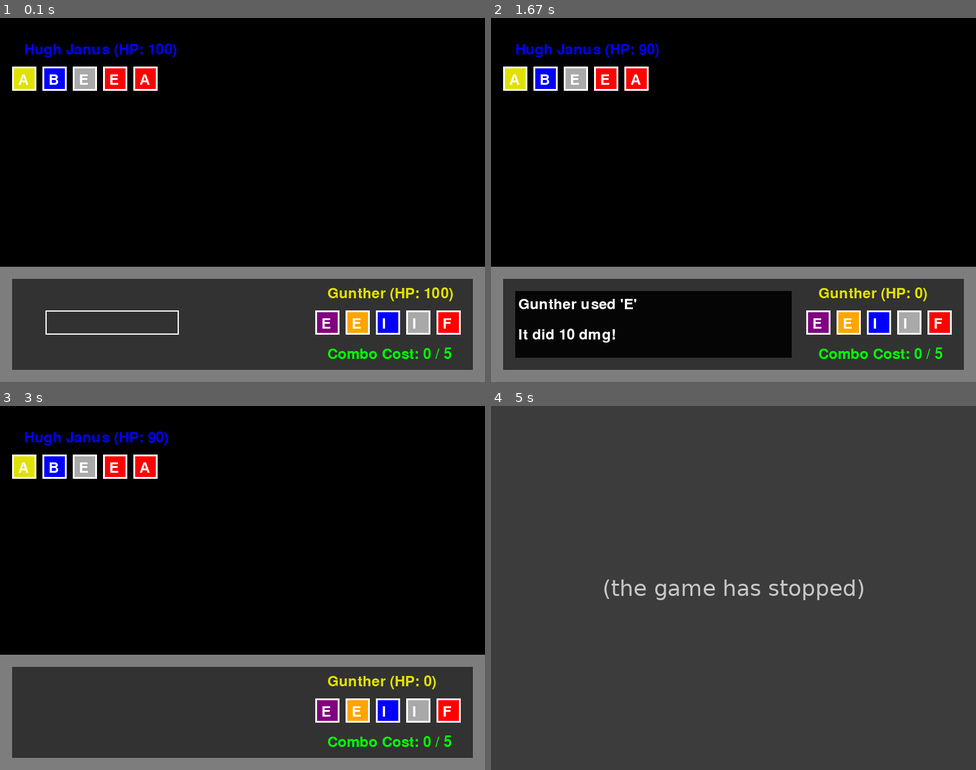
Above: before the commit, frames 1-4 (two rows, left to right).
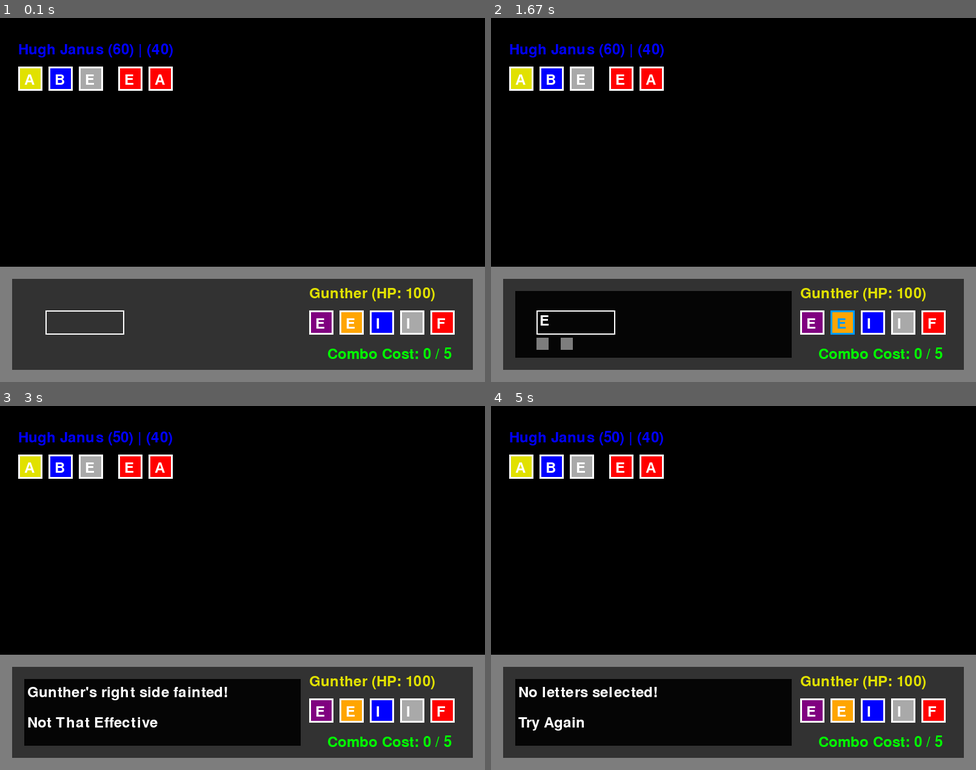
Above: after the commit, the same moments.

Repository: LWhite200/pygames
Game: pygame game, started from WordBound/WordBound.py
Same seed, same stepped clock (60 frames per second), same inputs: the game is played once before the commit and once after it.
Inputs (mouse positions are in pixels of both pictures, inside the frame that each line leads up to):
- Up to frame 1 (0.1 s): no input
- Up to frame 2 (1.67 s): tap Enter at 0.33 s; click "E" at 0.72 s; click "E" at 1.05 s; tap Space at 1.33 s
- Up to frame 3 (3 s): click "E" at 1.72 s; click (53, 733) at 2.05 s; tap Space at 2.4, 2.7, 2.9 s
- Up to frame 4 (5 s): click (883, 580) at 3.22 s; right-click (592, 518) at 3.55 s; click (588, 464) at 3.88 s; tap Enter at 4.67 s

The runs differ from the first frame. In frame 1, 3.9% of the frame differs, in the area x 2-95%, y 7-87%; in frame 2, 4.6%; in frame 3, 14%; in frame 4, 89%, in the area x 0-100%, y 0-100%.
Before the commit the program exited at 3.7 s; later frames show no game.

Commit message:
Add files via upload

Diff:
--- a/WordBound/WordBound.py
+++ b/WordBound/WordBound.py
@@ -37,13 +37,13 @@
 
 # type weakness and resistances
 weaknesses = {
-    "red": ["blue", "green"],     # Red is weak to Blue and Green
-    "orange": ["purple", "blue"], # Orange is weak to Purple and Blue
-    "yellow": ["orange", "green"], # Yellow is weak to Orange and Green
-    "green": ["red", "purple"],   # Green is weak to Red and Purple
-    "blue": ["yellow", "purple"], # Blue is weak to Yellow and Purple
-    "purple": ["green", "yellow"], # Purple is weak to Green and Yellow
-    "grey": ["red", "blue"],      # Grey is weak to Red and Blue
+    "red": ["blue", "green"],
+    "orange": ["purple", "blue"],
+    "yellow": ["orange", "green"],
+    "green": ["red", "purple"],
+    "blue": ["yellow", "purple"],
+    "purple": ["green", "yellow"],
+    "grey": ["red", "blue"],
 }
 
 resistances = {
@@ -74,14 +74,14 @@
         print(str(ccc))
         return ccc
 
-    def draw(self, x, y, selected=False, hovered=False, isPlayer1=True):
+    def draw(self, x, y, selected=False, hovered=False, isPlayer1=True, playerChoose=True):
         # Adjust size and color if hovered and not selected
         global curDialog
 
         boxX, boxY = x, y
         curFont = font
 
-        if hovered and not selected and isPlayer1 and not curDialog:
+        if hovered and not selected and isPlayer1 and not playerChoose and not curDialog:
             x -= 4
             y -= 4
             curFont = bigfont
@@ -96,20 +96,38 @@
         pygame.draw.rect(screen, color, (boxX, boxY, rect_size, rect_size))
         border_color = (0, 155, 255) if selected else (255, 255, 255)
         pygame.draw.rect(screen, border_color, (boxX, boxY, rect_size, rect_size), 3)
-        text = curFont.render(self.char, True, (255, 255, 255))
+        text = curFont.render(self.char, True, border_color)
         screen.blit(text, (x + 10, y + 10))
 
 class Deity:
-    def __init__(self, name, letters):
+    def __init__(self, name, letters, startMultipleDebug):
         self.name = name
-        self.letters = letters  # List of Letter objects
         self.maxHP = 100
-        self.curHP = self.maxHP
-        self.speed = random.randint(50, 101)
+        self.maxSpeed = random.randint(50, 101)
+
+        if startMultipleDebug:
+            self.letters = letters[:3]  # List of Letter objects
+            self.letters2 = letters[3:]  # empty
+
+            calcHP = len(self.letters) / (len(self.letters)+len(self.letters2))
+            self.curHP = int(self.maxHP * calcHP)
+            self.curHP2 = int(self.maxHP - self.curHP)
+
+            self.speed = int(self.maxSpeed * calcHP)
+            self.speed2 = int(self.maxSpeed - self.maxSpeed)
+        else:
+            self.letters = letters  # List of Letter objects
+            self.letters2 = []  # empty
+            self.curHP = self.maxHP
+            self.curHP2 = 0
+            self.speed = self.maxSpeed
+            self.speed2 = 0
+
         self.comboStamina = 5
         self.physical = 100
         self.special = 100
-        self.selected_letters = []  # Initialize selected_letters
+        self.lets = []  # Initialize lets
+        self.lets2 = []  # Initialize lets
         self.battleType = self.randType()
 
     def take_damage(self, damage):
@@ -117,31 +135,53 @@
         if self.curHP < 0:
             self.curHP = 0
 
-    def draw(self, x, y, isPlayer1):
+    def take_damage2(self, damage):
+        self.curHP2 -= damage
+        if self.curHP2 < 0:
+            self.curHP2 = 0
+
+    def draw(self, x, y, isPlayer1, playerChoose):
         text = font.render(f"{self.name} (HP: {self.curHP})", True, color_mapping(self.battleType))
-        screen.blit(text, (x + 20, y + 10))
-
-        # Draw letters
+        if self.letters2:
+            text = font.render(f"{self.name} ({self.curHP}) | ({self.curHP2})", True, color_mapping(self.battleType))
+        screen.blit(text, (x - 10, y + 10))
+
+        spaceBetweenGroups = 5  # The space between the two groups of letters
+
+        # Draw letters in the first group (self.letters), offset a bit to the left
         for i, letter in enumerate(self.letters):
-            newX = x + i * 50
+            newX = x + i * 50 - 10  if not self.letters2 else x + i * 50 - 10
             newY = y + 50
 
             mouse_pos = pygame.mouse.get_pos()
             hovered = newX <= mouse_pos[0] <= newX + 40 and newY <= mouse_pos[1] <= newY + 40
-            letter.draw(newX, newY, letter in self.selected_letters, hovered, isPlayer1)
-
-        # Display combo stamina
+            letter.draw(newX, newY, letter in self.lets or letter in self.lets2, hovered, isPlayer1, playerChoose)
+
+        # Draw letters in the second group (self.letters2), to the right of the first group
+        for i, letter in enumerate(self.letters2):
+            newX = x + (len(self.letters) * 50) + spaceBetweenGroups + i * 50  # Positioning to the right of the first group
+            newY = y + 50
+
+            mouse_pos = pygame.mouse.get_pos()
+            hovered = newX <= mouse_pos[0] <= newX + 40 and newY <= mouse_pos[1] <= newY + 40
+            letter.draw(newX, newY, letter in self.lets or letter in self.lets2, hovered, isPlayer1, playerChoose)
+
+        # Display combo stamina (for player1)
         if isPlayer1:
             stamina_cost = player1.calculate_combo_stamina_cost()
             color = GREEN if stamina_cost <= self.comboStamina else RED
             stamina_text = font.render(f"Combo Cost: {stamina_cost} / {self.comboStamina}", True, color)
             screen.blit(stamina_text, (x + 20, y + 110))
 
+
     def calculate_combo_stamina_cost(self):
-        # Only calculate stamina cost if more than one letter is selected
-        if len(self.selected_letters) > 1:
-            return sum(letter.tier for letter in self.selected_letters[1:])  # Skip the first letter
+        # Only calculate stamina cost if more than one letter is selected (from both lets and lets2)
+        if len(self.lets) + len(self.lets2) > 1:
+            # Combine both lets and lets2, and calculate the sum of tiers, skipping the first letter
+            combined_letters = self.lets + self.lets2
+            return sum(letter.tier for letter in combined_letters[1:])  # Skip the first letter
         return 0  # No cost for a single letter
+
 
 
     def update_stamina(self, cost):
@@ -161,24 +201,22 @@
 
 def enemy_choose_letters(enemy):
     # Enemy randomly selects 1-3 letters to form a word
-    num_letters = random.randint(1, 3)
+    maxSize = len(enemy.letters)
+    num_letters = random.randint(1, maxSize)
     chosen_letters = random.sample(enemy.letters, num_letters)
     return chosen_letters
 
-player1 = Deity("Gunther", get_random_letters())
-player2 = Deity("Hugh Janus", get_random_letters())
-
-cur_word = []
-
-playX = 520
-enemX = 20
-
-playY = 432
-enemY = 30
-
+
+
+playX, playY = 520, 432
+enemX, enemY = 40, 30
 buttonY = 50
 
-def calculate_damage(word, opponent_deity):
+# This will store the state of the radio buttons: False (not clicked), True (clicked)
+SSC = [False, False, False, False]
+
+# word = word Attacking   |   opp = deity being attacked (left and right side have same type/defense)
+def calculate_damage(word, opp):
     global curDialog
 
     aboveOrBelow = sum(letter.power for letter in word)
@@ -187,7 +225,7 @@
     for letter in word:
         curType = letter.battleType
         curDmg = letter.power
-        oppType = opponent_deity.battleType
+        oppType = opp.battleType
 
         # Checks each type and adds or subracts accordingly
         if curType in weaknesses[oppType]:
@@ -206,6 +244,8 @@
 
     return base_damage
 
+
+
 curDialog = []
 
 # Where messages shown
@@ -242,13 +282,44 @@
 
 
 
-
+# if enemy has multiple targets, let player choose left or right
+def drawSideSelect():
+    offset = 20
+    yMoveUp = 20
+    yScale = 150
+    xScale = WIDTH - 2 * offset
+    yCord = HEIGHT - (yScale + yMoveUp)
+    xCord = 0 + offset
+    col3 = (5, 5, 5)
+    pygame.draw.rect(screen, col3, (xCord + offset, yCord + offset, xScale * 0.6, yScale - 2 * offset))
+
+    ipX, ipY = 75, playY + buttonY
+    backColor = (125, 125, 125)
+    selectedColor = (0, 155, 255)
+    pygame.draw.rect(screen, backColor if not SSC[0] else selectedColor, (ipX, ipY + 45, 20, 20))
+    pygame.draw.rect(screen, backColor if not SSC[1] else selectedColor, (ipX + 40, ipY + 45, 20, 20))
+
+    # if you have multiple words
+    if player1.lets2:
+        secondStart = ipX + (26 * len(player1.letters2))   + 80
+        pygame.draw.rect(screen, backColor if not SSC[2] else selectedColor, (secondStart, ipY + 45, 20, 20))
+        pygame.draw.rect(screen, backColor if not SSC[3] else selectedColor, (secondStart + 40, ipY + 45, 20, 20))
+
+
+
+
+
+
+player1 = Deity("Gunther", get_random_letters(), False)
+player2 = Deity("Hugh Janus", get_random_letters(), True)
 
 def main():
-    global cur_word, curDialog
+    global curDialog, SSC
 
     running = True
     playerChoose = True
+    playerSplit = False
+    sideSelect = False
     haveWinner = False
     while running:
         screen.fill(BLACK)
@@ -261,33 +332,100 @@
             elif event.type == pygame.MOUSEBUTTONDOWN:
                 if event.button == 1:
 
+                    if curDialog and not sideSelect:
+                        curDialog.pop(0)
+                        if curDialog:
+                            curDialog.pop(0)
+
+
+                    # ----------------------------------------------------------
+                    # when multiple enemy out, which one to attack -- [BUTTONS CLICKS]
+                    elif sideSelect:
+                        ipX, ipY = 75, playY + buttonY
+                        secondStart = ipX + (26 * len(player1.letters2)) + 80 if player1.lets2 else None
+                        if ipX <= event.pos[0] <= ipX + 20 and ipY + 45 <= event.pos[1] <= ipY + 65:
+                            SSC[0] = not SSC[0]
+                            SSC[1] = False
+                        elif ipX + 40 <= event.pos[0] <= ipX + 60 and ipY + 45 <= event.pos[1] <= ipY + 65:
+                            SSC[1] = not SSC[1]
+                            SSC[0] = False
+                        if player1.lets2:
+                            if secondStart <= event.pos[0] <= secondStart + 20 and ipY + 45 <= event.pos[1] <= ipY + 65:
+                                SSC[2] = not SSC[2]
+                                SSC[3] = False
+                            elif secondStart + 40 <= event.pos[0] <= secondStart + 60 and ipY + 45 <= event.pos[1] <= ipY + 65:
+                                SSC[3] = not SSC[3]
+                                SSC[2] = False
+
+
+                    elif playerChoose:
+
+                        # Check for the first group of letters
+                        for i, letter in enumerate(player1.letters):
+                            x = playX + i * 50 - 10  if not player1.letters2 else playX + i * 50 - 10
+                            y = playY + buttonY
+
+                            if x <= event.pos[0] <= x + 40 and y <= event.pos[1] <= y + 40:
+                                if letter not in player1.lets and letter not in player1.lets2:
+                                    player1.lets.append(letter)
+                                else:
+                                    player1.lets.remove(letter)
+
+                        # check the second group of letters
+                        if player1.letters2:
+                            for i, letter in enumerate(player1.letters2):
+                                x = playX + (len(player1.letters) * 50) + 5 + i * 50
+                                y = playY + buttonY
+
+                                if x <= event.pos[0] <= x + 40 and y <= event.pos[1] <= y + 40:
+                                    if letter not in player1.lets2 and letter not in player1.lets:
+                                        player1.lets2.append(letter)
+                                    else:
+                                        player1.lets2.remove(letter)
+
+
+                if event.button == 3:
+                    if sideSelect:
+                        sideSelect = False
+                        playerChoose = True
+
+
+            elif event.type == pygame.KEYDOWN:
+
+                # ---SPLIT--- This splits the letters into 2, ones not selected go to the other
+                if event.key == pygame.K_TAB and len(player1.lets) > 0 and not player1.letters2 and not sideSelect:  # player1.lists[-1].name == "H" and
+                    for let in player1.letters[:]:
+                        if let not in player1.lets:
+                            player1.letters2.append(let)
+                            player1.letters.remove(let)
+                    playerChoose = False # player chose to split (power of letter H)
+                    playerSplit = True
+                    player1.update_stamina(1) # costs 1 stamina
+                    player1.lets = player1.lets2 = []
+
+                    # Update stats in the split
+                    calcHP = len(player1.letters) / (len(player1.letters)+len(player1.letters2))
+                    player1.curHP = int(player1.maxHP * calcHP)
+                    player1.curHP2 = int(player1.maxHP - player1.curHP)
+                    player1.speed = int(player1.maxSpeed * calcHP)
+                    player1.speed2 = int(player1.maxSpeed - player1.maxSpeed)
+
+                    curDialog.append("Player Split their words")
+                    curDialog.append("Now You Can make 2 words")
+
+                # [SPACE]
+                if event.key == pygame.K_RETURN or event.key == pygame.K_SPACE:
+
                     if curDialog:
                         curDialog.pop(0)
                         if curDialog:
                             curDialog.pop(0)
-
-                    else:
-                        for i, letter in enumerate(player1.letters):
-                            x = playX + i * 50
-                            y = playY + buttonY
-
-                            if x <= event.pos[0] <= x + 40 and y <= event.pos[1] <= y + 40:
-                                if letter not in cur_word:
-                                    cur_word.append(letter)
-                                    player1.selected_letters.append(letter)
-
-                if event.button == 3:
-                    if cur_word:
-                        removed_letter = cur_word.pop()
-                        player1.selected_letters.remove(removed_letter)
-
-            elif event.type == pygame.KEYDOWN:
-                if event.key == pygame.K_RETURN or event.key == pygame.K_SPACE:
-
-                    if curDialog:
-                        curDialog.pop(0)
-                        if curDialog:
-                            curDialog.pop(0)
+                    elif sideSelect:
+                        if (SSC[0] or SSC[1]):
+                            if not player1.lets2 or (SSC[2] or SSC[3]):
+                                sideSelect = False
+                                playerChoose = False
+
 
                     else:
                         # Calculate stamina cost for the selected letters
@@ -296,39 +434,87 @@
                         if stamina_cost <= player1.comboStamina:
                             # If more than 1 letter is selected and enough stamina
                             playerChoose = False
-                            player1.update_stamina(stamina_cost)
-
-
+
+                            if player1.lets and player2.letters2:
+                                sideSelect = True
 
         draw_dialog()
 
-        # When the player has made their choice, see who to attack first
-        if not playerChoose and not curDialog:
-            if cur_word:
-
-
+        # Combate move decided ---END TURN---
+        if not playerChoose and not curDialog and not sideSelect:
+            if playerSplit:
                 p1, p2 = player1, player2
-                move1, move2 = cur_word, enemy_choose_letters(player2)
-
-                # flip if opposing player fastter
-                if player2.speed > player1.speed:
-                    p1, p2 = player2, player1
-                    move1, move2 = move2, move1
-
-                dmg1 = calculate_damage(move1, p2)
-                p2.take_damage(dmg1)
-
-                curDialog.append(f"{p1.name} used '{' '.join([letter.char for letter in move1])}' ")
-                curDialog.append(f"It did {dmg1} dmg!")
-
-                if p2.curHP > 0:
-                    dmg2 = calculate_damage(move2, p1)
-                    p1.take_damage(dmg2)
-                    curDialog.append(f"{p2.name} used '{' '.join([letter.char for letter in move2])}' ")
-                    curDialog.append(f"It did {dmg2} dmg!")
-
-                cur_word = []
-                player1.selected_letters = []
+                move1, move2 = player1.lets, enemy_choose_letters(player2)
+
+                dmg2 = calculate_damage(move2, p1)
+                p1.take_damage(dmg2)
+                curDialog.append(f"{p2.name} used '{' '.join([letter.char for letter in move2])}' ")
+                curDialog.append(f"It did {dmg2} dmg!")
+
+                player1.lets = []
+                player1.lets2 = []
+                playerSplit = False
+
+
+            # Player has their words and also which target to hit ----------------- {{{HERE HELP}}}
+            # This is what you need to fix chat gpt or deepseek
+            elif player1.lets:
+                # False = left, True = Right (rare one)
+                defaultTarg = True if (not player2.lets and player2.lets2) else False
+
+                playTarg1 = True if SSC[1] else False  # player1.speed | player1.curHP
+                playTarg2 = True if SSC[3] else False  # player1.speed2 | player1.curHP2
+                play1 = player1.lets
+                play2 = player1.lets2 if player1.lets2 else None
+
+                enemTarg1 = False if not player2.letters2 else random.choice([False, True])  # player2.speed | player2.curHP
+                enemTarg2 = False if not player2.letters2 else random.choice([False, True])  # player2.speed2 | player2.curHP2
+                enem1 = player2.letters
+                enem2 = player2.letters2 if player2.letters2 else None
+
+                listBySpeed = []
+
+                # Add player moves to the list
+                if play1:
+                    listBySpeed.append((player1, play1, playTarg1, player1.speed, player2))
+                if play2:
+                    listBySpeed.append((player1, play2, playTarg2, player1.speed2, player2))
+
+                # Add enemy moves to the list
+                if enem1:
+                    listBySpeed.append((player2, enem1, enemTarg1, player2.speed, player1))
+                if enem2:
+                    listBySpeed.append((player2, enem2, enemTarg2, player2.speed2, player1))
+
+                # Sort by speed (higher speed first)
+                listBySpeed.sort(key=lambda x: x[3], reverse=True)
+
+                # Process each move
+                for person, move, target, speed, targDeity in listBySpeed:
+                    dmg = calculate_damage(move, targDeity)
+
+                    # Determine which HP to update (left or right)
+                    if target:  # Target is right
+                        targDeity.take_damage2(dmg)  # Apply damage to the right side
+                        peekHP = targDeity.curHP2
+                    else:  # Target is left
+                        targDeity.take_damage(dmg)  # Apply damage to the left side
+                        peekHP = targDeity.curHP
+
+                    # Update dialog based on the result
+                    if peekHP > 0:
+                        curDialog.append(f"{person.name} used '{' '.join([letter.char for letter in move])}'")
+                        curDialog.append(f"It did {dmg} dmg!")
+                    else:
+                        curDialog.append(f"{targDeity.name}'s {'right' if target else 'left'} side fainted!")
+
+                # Reset things
+                stamina_cost = player1.calculate_combo_stamina_cost()
+                player1.update_stamina(stamina_cost)
+                player1.lets = []
+                player1.lets2 = []
+                SSC = [False, False, False, False]
+
             else:
                 curDialog.append("No letters selected!")
                 curDialog.append("Try Again")
@@ -336,24 +522,39 @@
             playerChoose = True  # Reset for the next turn
 
         # Draw players
-        player1.draw(playX, playY, True)
-        player2.draw(enemX, enemY, False)
+        player1.draw(playX, playY, True, sideSelect)
+        player2.draw(enemX, enemY, False, playerChoose)
 
         # Draw input wordbox, current word being formed
+        # font size is 36, 26
+        if sideSelect:
+            drawSideSelect()
+
         if not curDialog and not haveWinner:
-            ipX, ipY = 20, playY + 1.5 * buttonY
-            input_box = pygame.Rect(75, playY + buttonY, 220, 40)
+            ipX, ipY = 75, playY + buttonY
+            input_box = pygame.Rect(ipX, ipY, 26 * len(player1.letters), 40)
             pygame.draw.rect(screen, WHITE, input_box, 2)
-            input_word = "".join([letter.char for letter in cur_word])
+            input_word = "".join([letter.char for letter in player1.lets])
             input_surface = font.render(input_word, True, WHITE)
             screen.blit(input_surface, (input_box.x + 5, input_box.y + 5))
 
+            # if there was a split, display the letters
+            if player1.letters2:
+                secondStart = ipX + (26 * len(player1.letters2))   + 80
+                input_box = pygame.Rect(secondStart, ipY, 26 * len(player1.letters2), 40)
+                pygame.draw.rect(screen, WHITE, input_box, 2)
+                ipw2 = "".join([letter.char for letter in player1.lets2])
+                input_surface = font.render(ipw2, True, WHITE)
+                screen.blit(input_surface, (input_box.x + 5, input_box.y + 5))
+
+
+
 
         # Check for game over
-        if player1.curHP <= 0 and not haveWinner:
+        if player1.curHP <= 0 and player1.curHP2 <= 0 and not haveWinner:
             curDialog.append(f"{player2.name}   WINS!!!!")
             haveWinner = True
-        elif player2.curHP <= 0 and not haveWinner:
+        elif player2.curHP <= 0 and player2.curHP2 <= 0 and not haveWinner:
             curDialog.append(f"{player1.name}   WINS!!!!")
             haveWinner = True
 
@@ -365,7 +566,7 @@
         # Update display
         pygame.display.flip()
 
-    pygame.time.delay(1000)  # Wait for 1000 milliseconds (1 second)
+    pygame.time.delay(10)  # Wait for 1000 milliseconds (1 second)
 
     # Quit PyGame
     pygame.quit()
